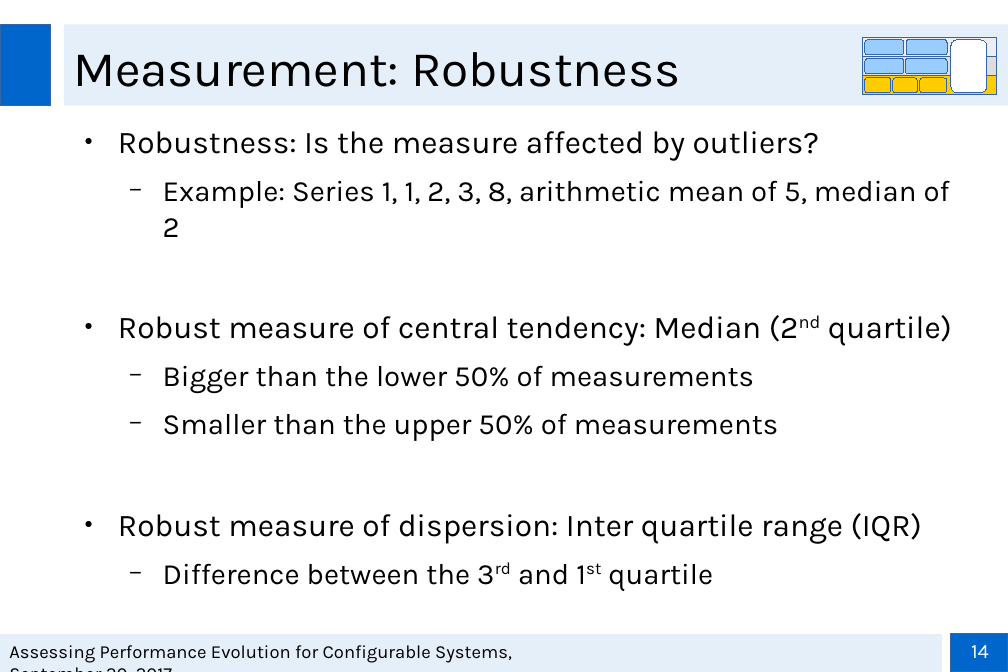
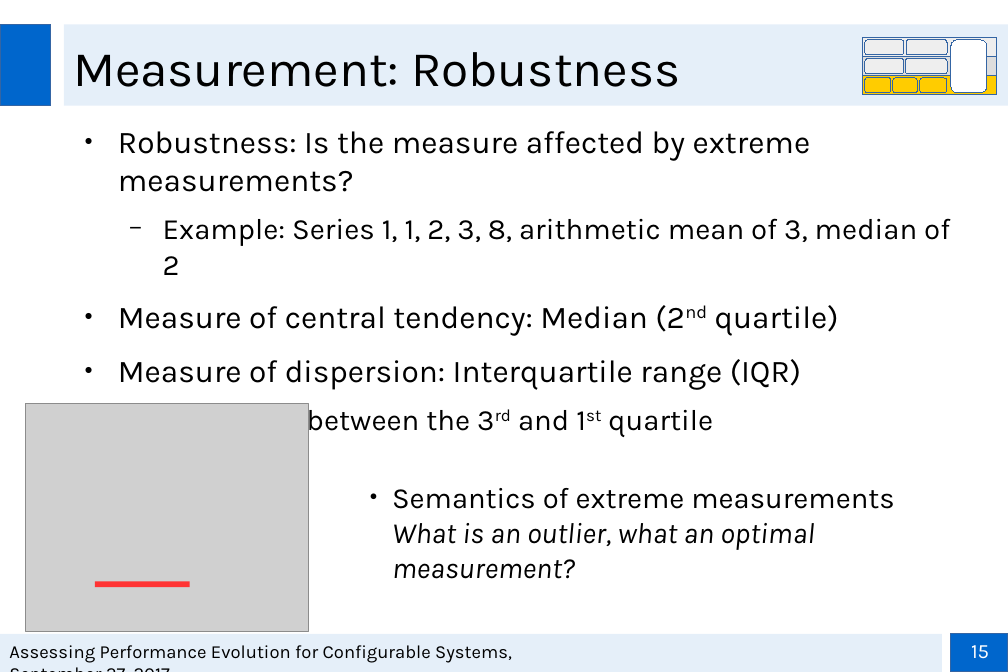
Before and after one commit to smba/msthesis, a slide deck: slide 15 of Presentations/Zwischenpräsentation_MA.odp (slide 14 before the commit). Drawn at 1008x672 pixels with LibreOffice and Linux fonts; fonts in the diff are those of the drawing; grey boxes stand for pictures; background and template pictures are left out. Boxes give left, top, right and bottom in pixels: in the first picture for what was removed or moved away, otherwise in the second. Text is boxed around its words. In the diff, an @@ line names an element or a change of style, - is before the commit and + after.

Commit message:
revised some slides

```diff
--- a/Presentations/Zwischenpräsentation_MA.odp
+++ b/Presentations/Zwischenpräsentation_MA.odp
@@ fill #99CCFF to #EEEEEE in 4 elements at <box>865,40,904,55</box>, <box>907,40,947,55</box>, <box>865,59,904,74</box>, <box>906,59,947,74</box> @@
@@ text at <box>118,131,950,390</box>: text changed @@
-● Robustness: Is the measure affected by outliers?
-  − Example: Series 1, 1, 2, 3, 8, arithmetic mean of 5, median of 2
-● Robust measure of central tendency: Median (2nd quartile)
-  − Bigger than the lower 50% of measurements
-  − Smaller than the upper 50% of measurements
-● Robust measure of dispersion: Inter quartile range (IQR)
+● Robustness: Is the measure affected by extreme measurements?
+  − Example: Series 1, 1, 2, 3, 8, arithmetic mean of 3, median of 2
+● Measure of central tendency: Median (2nd quartile)
+● Measure of dispersion: Interquartile range (IQR)
@@ picture added at <box>26,404,309,632</box> @@
@@ text added at <box>392,488,894,579</box>, 22.2 pt, text #000000, italic @@
+● Semantics of extreme measurements
+  What is an outlier, what an optimal measurement?
@@ line added from (95, 584) to (190, 584), #FF3333 4.31 pt @@
@@ page number at <box>971,645,989,659</box>: text changed @@
-14
+15
```
Also in this commit, not shown: 15 other slides changed, 1 slide added, 1 other file.
